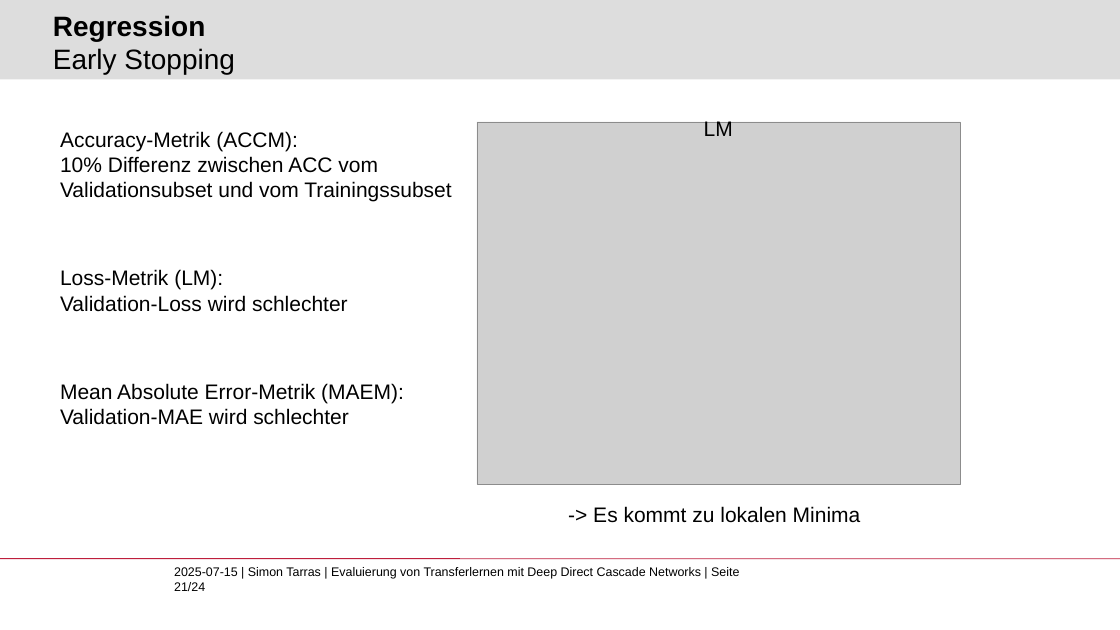
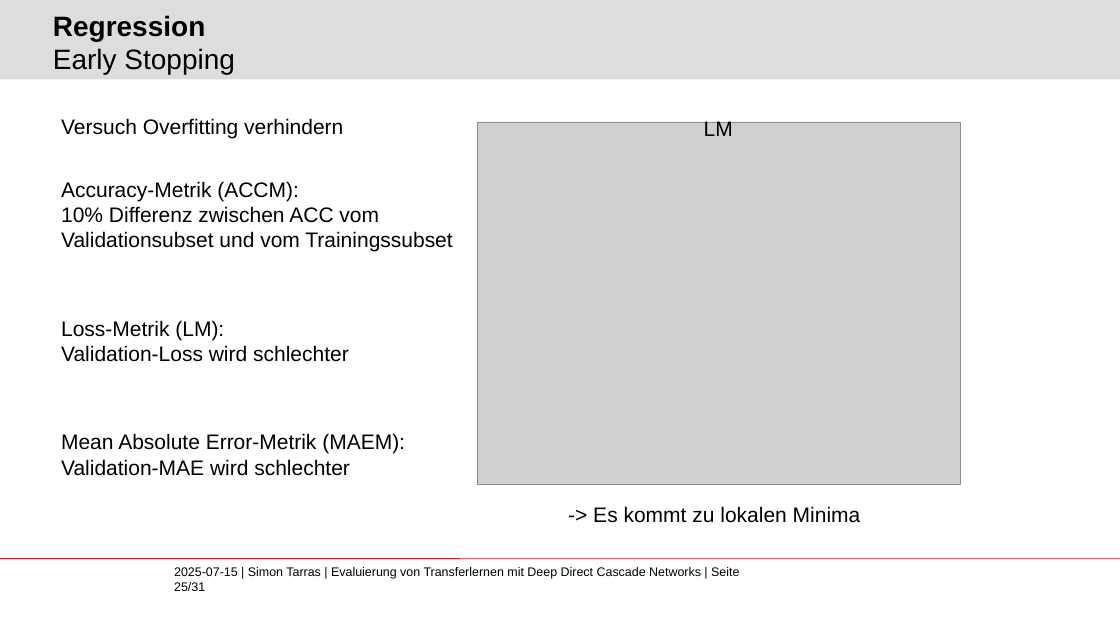
Before and after one commit to Lirras/BA_EvalTF_DDCN, a slide deck: slide 25 of BA_eval_TF.pptx (slide 21 before the commit). Drawn at 1120x630 pixels with LibreOffice and Linux fonts; fonts in the diff are those of the drawing; grey boxes stand for pictures; background and template pictures are left out. Boxes give left, top, right and bottom in pixels: in the first picture for what was removed or moved away, otherwise in the second. Text is boxed around its words. In the diff, an @@ line names an element or a change of style, - is before the commit and + after.

```diff
--- a/BA_eval_TF.pptx
+++ b/BA_eval_TF.pptx
@@ text added at [61, 118, 343, 139], 18 pt, text #000000 @@
+Versuch Overfitting verhindern
@@ 3 texts: place and size @@
-3 texts at [60, 131, 451, 425]
+3 texts at [61, 181, 452, 476]
@@ text at [174, 567, 739, 591]: text changed @@
-2025-07-15 | Simon Tarras | Evaluierung von Transferlernen mit Deep Direct Cascade Networks | Seite 21/24
+2025-07-15 | Simon Tarras | Evaluierung von Transferlernen mit Deep Direct Cascade Networks | Seite 25/31
```
Also in this commit, not shown: 15 other slides changed, 12 slides added, 4 slides removed.
